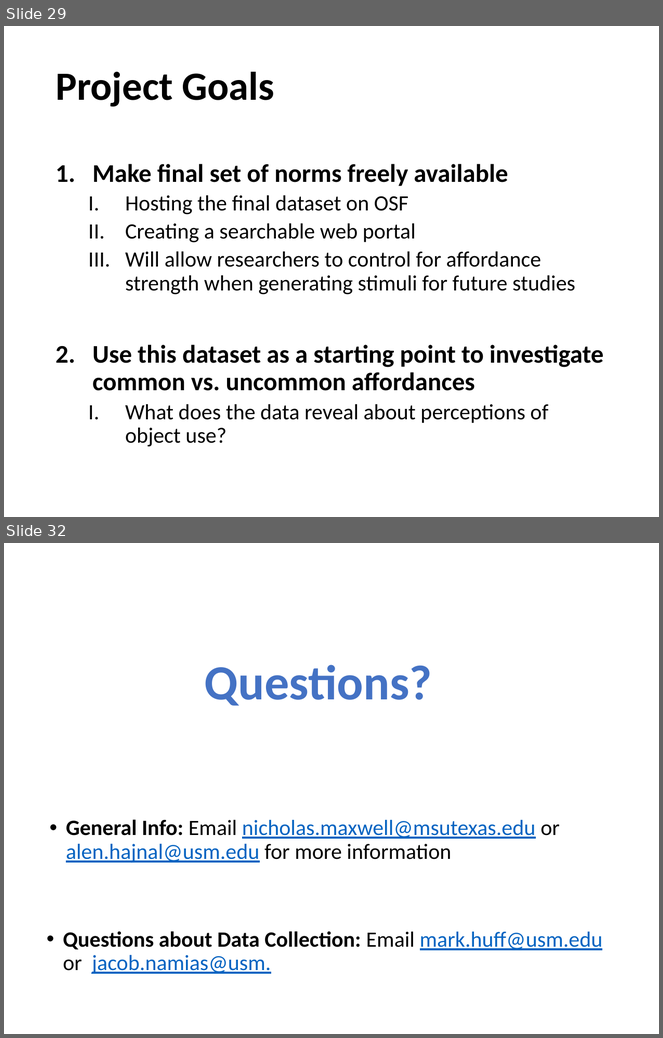
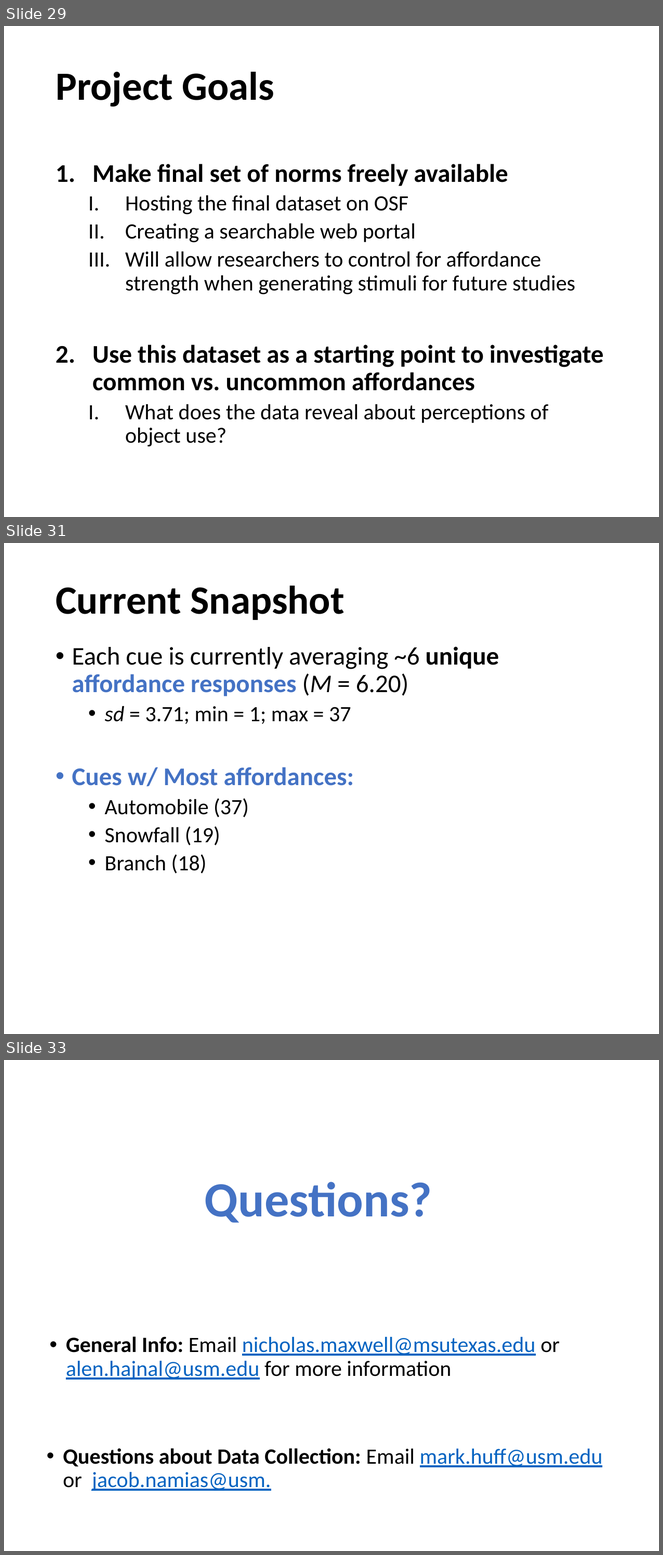
Before and after one commit to npm27/Affordance-Norms, a slide deck: 5 Presentations/UCONN 2022.pptx. Shown one above the other, each under a label of ours: slides 29 and 32 before the commit, slides 29, 31 and 33 after it; the slides between them are not shown. The pictures are 663x1038 and 663x1555 pixels, drawn with LibreOffice and Linux fonts; fonts in the diff are those of the drawing. Boxes give left, top, right and bottom in pixels: in the first picture for what was removed or moved away, otherwise in the second. Text is boxed around its words. In the diff, an @@ line names an element or a change of style, - is before the commit and + after.

```diff
--- a/5 Presentations/UCONN 2022.pptx
+++ b/5 Presentations/UCONN 2022.pptx
@@ slide 31 added at bbox=[4, 543, 659, 1034], background #FFFFFF @@
@@ title added at bbox=[55, 586, 345, 620], 44 pt, text #000000, bold @@
+Current Snapshot
@@ text added at bbox=[72, 646, 500, 874], 28 pt, text #000000 @@
+• Each cue is currently averaging ~6 unique affordance responses (M = 6.20)
+  • sd = 3.71; min = 1; max = 37
+• Cues w/ Most affordances:
+  • Automobile (37)
+  • Snowfall (19)
+  • Branch (18)
@@ what was slide 32 is now slide 33 @@
```
Also in this commit, not shown: 5 slides changed, 1 other slide added, 1 slide removed, 2 other files.
